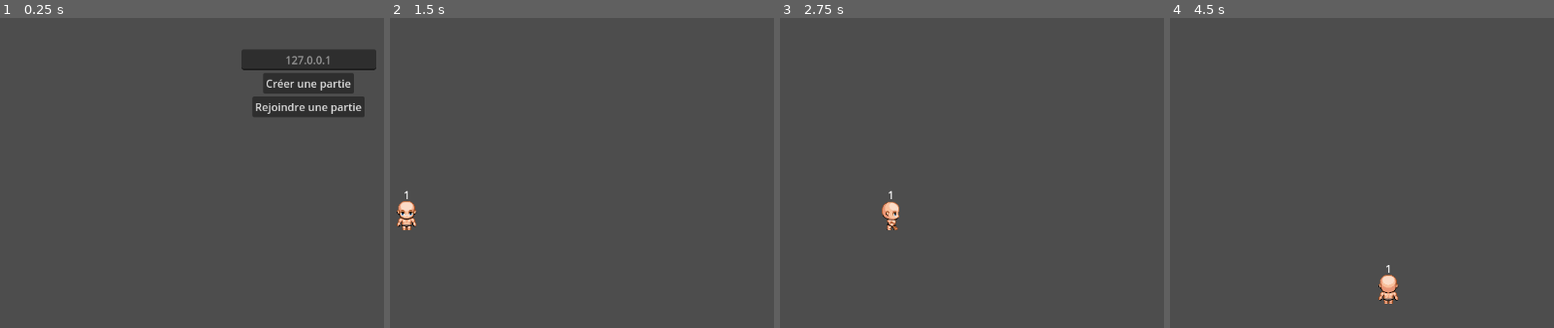
Above: before the commit, frames 1-4 (left to right).
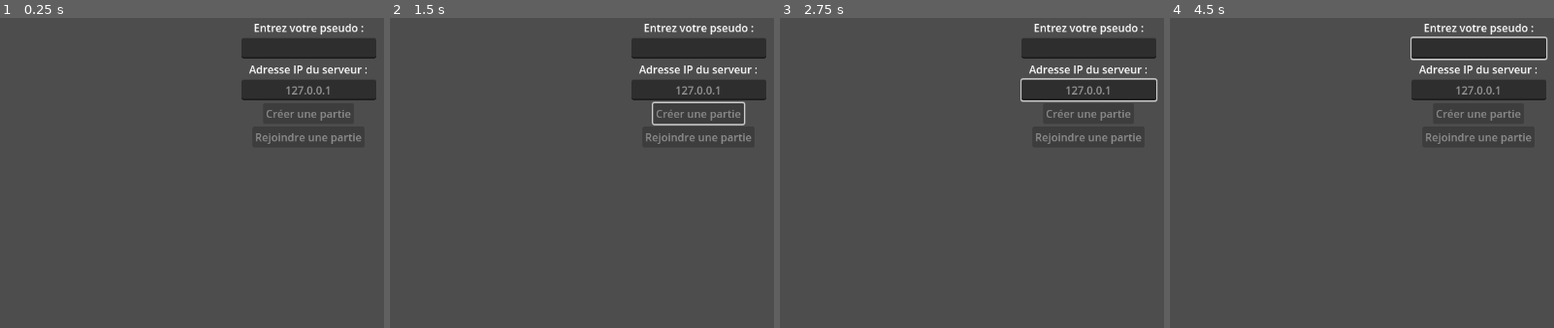
Above: after the commit, the same moments.

Repository: coeyn/greed_island_mmorpg
Game: Godot game, scene res://scenes/main_menu.tscn
Two runs of this game, one before a commit and one after it. Both use one fixed random seed, a clock stepped at 60 frames per second and the inputs below.
Inputs (mouse positions are in pixels of both pictures, inside the frame that each line leads up to):
- Up to frame 1 (0.25 s): no input
- Up to frame 2 (1.5 s): click (697, 83) at 0.5 s, where only the run before the commit has a clickable "Créer une partie"; click (697, 107) at 1.25 s, where only the run before the commit has a clickable "Rejoindre une partie"
- Up to frame 3 (2.75 s): tap Enter at 2 s; hold Right (ui_right) from 2.03 s (still down)
- Up to frame 4 (4.5 s): release Right (ui_right) at 2.78 s; hold Down (ui_down) 2.78-3.53 s; hold Right (ui_right) 3.53-4.28 s; hold Up (ui_up) from 4.28 s (still down)

The runs differ from the first frame. In frame 1, 6.1% of the frame differs, in the area x 62-98%, y 1-41%; in frame 2, 6.5%; in frame 3, 6.5%; in frame 4, 6.6%, in the area x 54-99%, y 1-93%.

Commit message:
fin integration pseudo du joueur

Diff:
--- a/scenes/main_menu.tscn
+++ b/scenes/main_menu.tscn
@@ -24,6 +24,22 @@
 grow_vertical = 2
 alignment = 1
 
+[node name="NicknameLabel" type="Label" parent="VBoxContainer"]
+layout_mode = 2
+text = "Entrez votre pseudo :"
+horizontal_alignment = 1
+
+[node name="NicknameEdit" type="LineEdit" parent="VBoxContainer"]
+custom_minimum_size = Vector2(200, 0)
+layout_mode = 2
+size_flags_horizontal = 4
+alignment = 1
+
+[node name="IPLabel" type="Label" parent="VBoxContainer"]
+layout_mode = 2
+text = "Adresse IP du serveur :"
+horizontal_alignment = 1
+
 [node name="LineEdit" type="LineEdit" parent="VBoxContainer"]
 custom_minimum_size = Vector2(200, 0)
 layout_mode = 2
--- a/scenes/player.tscn
+++ b/scenes/player.tscn
@@ -162,9 +162,9 @@
 anchor_right = 0.5
 anchor_bottom = 0.5
 offset_left = -50.0
-offset_top = -40.0
+offset_top = -45.0
 offset_right = 50.0
-offset_bottom = -17.0
+offset_bottom = -22.0
 grow_horizontal = 2
 grow_vertical = 2
 horizontal_alignment = 1
--- a/scripts/main_menu.gd
+++ b/scripts/main_menu.gd
@@ -1,22 +1,60 @@
-# scripts/main_menu.gd
 extends Control
 
 @onready var ip_input := $VBoxContainer/LineEdit
+@onready var nickname_input := $VBoxContainer/NicknameEdit
+@onready var create_button := $VBoxContainer/ButtonCreate
+@onready var join_button := $VBoxContainer/ButtonJoin
+
+var nickname_valid := false
 
 func _ready():
-	$VBoxContainer/ButtonCreate.pressed.connect(_on_host)
-	$VBoxContainer/ButtonJoin.pressed.connect(_on_join)
+	create_button.pressed.connect(_on_host)
+	join_button.pressed.connect(_on_join)
+	nickname_input.text_changed.connect(_on_nickname_changed)
+
+	# Désactiver les boutons par défaut
+	create_button.disabled = true
+	join_button.disabled = true
+
+func _on_nickname_changed(new_text: String):
+	# Vérifier si le pseudo est valide (non vide et au moins 3 caractères)
+	nickname_valid = new_text.strip_edges().length() >= 3
+	create_button.disabled = !nickname_valid
+	join_button.disabled = !nickname_valid
 
 func _on_host():
+	if !nickname_valid:
+		_show_error("Veuillez entrer un pseudo valide (minimum 3 caractères)")
+		return
+
+	# Stocker le pseudo dans le singleton Network pour l'utiliser plus tard
+	Network.player_nickname = nickname_input.text.strip_edges()
+
 	if Network.create_server():
 		get_tree().change_scene_to_file("res://scenes/world.tscn")
 	else:
-		print("Erreur lors de la création du serveur")
-
+		_show_error("Erreur lors de la création du serveur")
 
 func _on_join():
+	if !nickname_valid:
+		_show_error("Veuillez entrer un pseudo valide (minimum 3 caractères)")
+		return
+
 	var ip = ip_input.text.strip_edges()
 	if ip == "":
 		ip = "127.0.0.1"
-		Network.join_server(ip)
+
+	# Stocker le pseudo dans le singleton Network
+	Network.player_nickname = nickname_input.text.strip_edges()
+
+	# Tenter de rejoindre le serveur
+	if Network.join_server(ip):
 		get_tree().change_scene_to_file("res://scenes/world.tscn")
+	else:
+		_show_error("Impossible de se connecter au serveur")
+
+func _show_error(message: String):
+	var dialog = AcceptDialog.new()
+	dialog.dialog_text = message
+	add_child(dialog)
+	dialog.popup_centered()
--- a/scripts/network.gd
+++ b/scripts/network.gd
@@ -1,6 +1,12 @@
 extends Node
 
 var peer: ENetMultiplayerPeer
+var player_nickname: String = ""
+var player_nicknames = {}  # Dictionary pour stocker les pseudos des joueurs
+
+# Signal pour notifier qu'un pseudo est déjà pris
+signal nickname_rejected()
+signal nickname_accepted()
 
 func create_server(port := 12345, max_clients := 10):
 	peer = ENetMultiplayerPeer.new()
@@ -13,6 +19,10 @@
 	multiplayer.multiplayer_peer = peer
 	multiplayer.peer_connected.connect(_on_peer_connected)
 	multiplayer.peer_disconnected.connect(_on_peer_disconnected)
+
+	# Ajouter le pseudo du serveur
+	player_nicknames[1] = player_nickname
+
 	print("✅ Serveur ENet créé sur le port %s" % port)
 	return true
 
@@ -26,8 +36,47 @@
 	print("→ Connexion au serveur %s:%d" % [ip, port])
 	return true
 
+@rpc("any_peer")
+func register_player(nickname: String):
+	var sender_id = multiplayer.get_remote_sender_id()
+
+	# Vérifier si le pseudo est déjà utilisé
+	if nickname in player_nicknames.values():
+		reject_nickname.rpc_id(sender_id)
+		return
+
+	# Enregistrer le nouveau pseudo
+	player_nicknames[sender_id] = nickname
+	accept_nickname.rpc_id(sender_id)
+
+	# Informer les autres clients du nouveau joueur
+	sync_nicknames.rpc()
+
+@rpc
+func reject_nickname():
+	nickname_rejected.emit()
+
+@rpc
+func accept_nickname():
+	nickname_accepted.emit()
+
+@rpc
+func sync_nicknames():
+	# Synchroniser la liste des pseudos avec tous les clients
+	for id in player_nicknames.keys():
+		if id != multiplayer.get_unique_id():
+			player_nicknames[id] = player_nicknames[id]
+
 func _on_peer_connected(id: int):
-	print("Pair connecté! ID:", id)
+	if multiplayer.is_server():
+		# Attendre que le client envoie son pseudo
+		print("Nouveau client connecté! ID:", id)
+	else:
+		# Si nous sommes un client, envoyer notre pseudo au serveur
+		register_player.rpc_id(1, player_nickname)
 
 func _on_peer_disconnected(id: int):
-	print("Pair déconnecté! ID:", id)
+	if id in player_nicknames:
+		player_nicknames.erase(id)
+		sync_nicknames.rpc()
+	print("Joueur déconnecté! ID:", id)
--- a/scripts/player.gd
+++ b/scripts/player.gd
@@ -3,7 +3,7 @@
 const SPEED := 200.0
 
 @onready var sprite = $AnimatedSprite2D
-@onready var name_label = $NameLabel  # Référence au Label
+@onready var name_label = $NameLabel  # Référence au Label pour le pseudo
 
 func _enter_tree():
 	# Vérifier l'autorité dès l'entrée dans l'arbre
@@ -16,27 +16,31 @@
 	# Désactiver le traitement physique sur les instances non-autorités
 	set_physics_process(is_multiplayer_authority())
 
-	# Configurer le label du nom
-	if !name_label:  # Si le label n'existe pas encore
-		name_label = Label.new()
-		name_label.name = "NameLabel"
-		name_label.horizontal_alignment = HORIZONTAL_ALIGNMENT_CENTER
-		name_label.position = Vector2(-50, -30)  # Positionner au-dessus du sprite
-		name_label.custom_minimum_size = Vector2(100, 20)  # Largeur minimale pour le texte
-		add_child(name_label)
-
-	# Définir le texte du label (vous pouvez le personnaliser)
-	name_label.text = str(name)  # Utilise le nom du nœud par défaut
+	# Définir le nom du joueur si nous sommes l'autorité
+	if is_multiplayer_authority():
+		# Utiliser le pseudo du Network singleton
+		if Network.player_nickname != "":
+			name_label.text = Network.player_nickname
+			sync_nickname.rpc(Network.player_nickname)
+		else:
+			# Fallback au nom du nœud si pas de pseudo (ne devrait pas arriver)
+			name_label.text = str(name)
+			sync_nickname.rpc(str(name))
 
 @rpc("unreliable")
-func sync_state(pos: Vector2, anim: String, player_name: String = ""):
+func sync_state(pos: Vector2, anim: String):
+	# Seules les instances non-autorités reçoivent les mises à jour
 	if not is_multiplayer_authority():
 		position = pos
 		sprite.play(anim)
-		if player_name != "":
-			name_label.text = player_name
 
-func _physics_process(delta):
+@rpc("any_peer")
+func sync_nickname(nickname: String):
+	# Mettre à jour le pseudo affiché
+	if name_label:
+		name_label.text = nickname
+
+func _physics_process(_delta):
 	if not is_multiplayer_authority():
 		return
 
